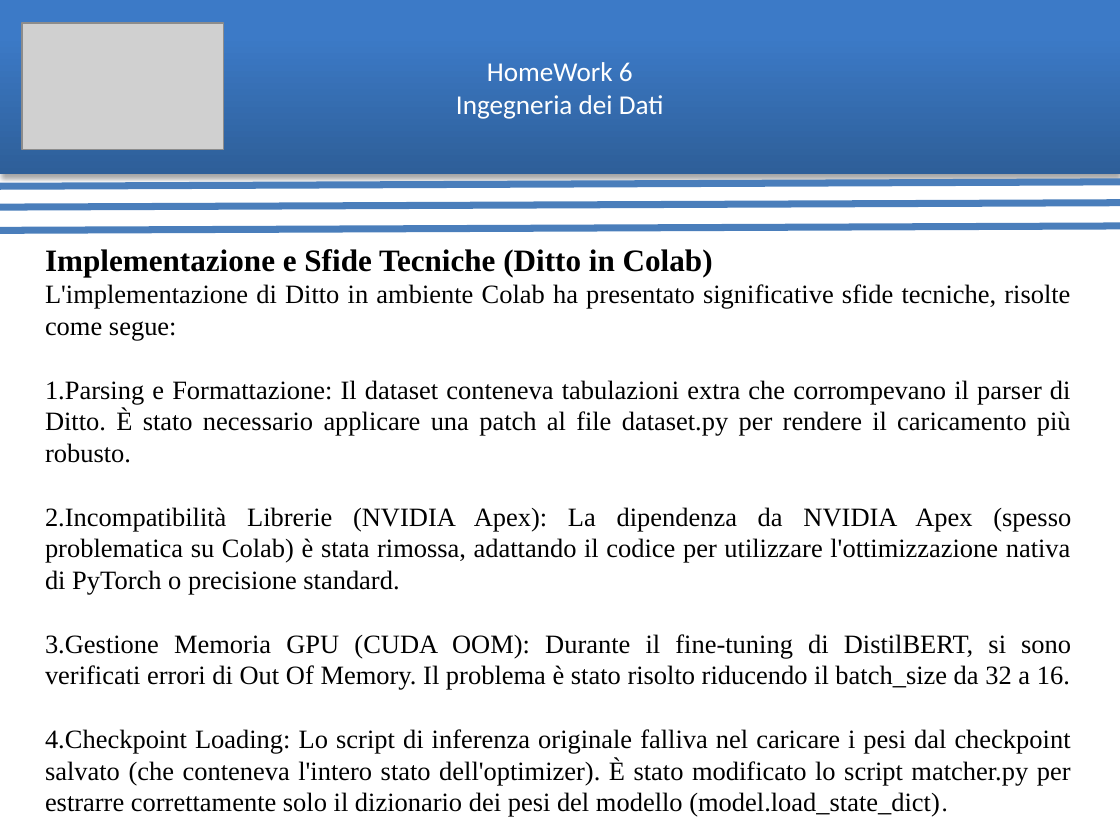
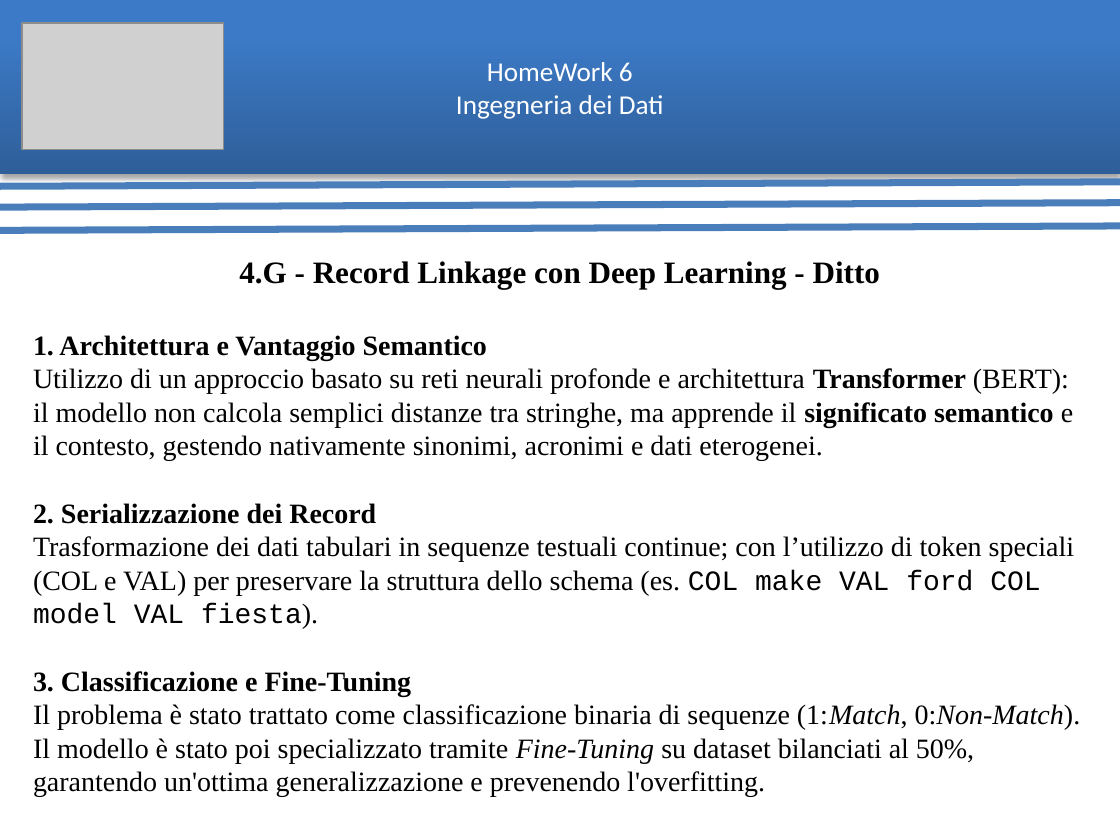
Before and after one commit to ArthexTheKing/Ingegneria-dei-Dati, a slide deck: slide 12 of Homework 6/pdf/Presentazione HomeWork 6.pptx (slide 11 before the commit). Drawn at 1120x840 pixels with LibreOffice and Linux fonts; fonts in the diff are those of the drawing; grey boxes stand for pictures. Boxes give left, top, right and bottom in pixels: in the first picture for what was removed or moved away, otherwise in the second. Text is boxed around its words. In the diff, an @@ line names an element or a change of style, - is before the commit and + after.

```diff
--- a/Homework 6/pdf/Presentazione HomeWork 6.pptx
+++ b/Homework 6/pdf/Presentazione HomeWork 6.pptx
@@ text at <box>33,261,1081,797</box>: text changed; size 17 to 18 pt @@
-Implementazione e Sfide Tecniche (Ditto in Colab)
-L'implementazione di Ditto in ambiente Colab ha presentato significative sfide tecniche, risolte come segue:
-1.Parsing e Formattazione: Il dataset conteneva tabulazioni extra che corrompevano il parser di Ditto. È stato necessario applicare una patch al file dataset.py per rendere il caricamento più robusto.
-2.Incompatibilità Librerie (NVIDIA Apex): La dipendenza da NVIDIA Apex (spesso problematica su Colab) è stata rimossa, adattando il codice per utilizzare l'ottimizzazione nativa di PyTorch o precisione standard.
-3.Gestione Memoria GPU (CUDA OOM): Durante il fine-tuning di DistilBERT, si sono verificati errori di Out Of Memory. Il problema è stato risolto riducendo il batch_size da 32 a 16.
-4.Checkpoint Loading: Lo script di inferenza originale falliva nel caricare i pesi dal checkpoint salvato (che conteneva l'intero stato dell'optimizer). È stato modificato lo script matcher.py per estrarre correttamente solo il dizionario dei pesi del modello (model.load_state_dict).
+4.G - Record Linkage con Deep Learning - Ditto
+1. Architettura e Vantaggio Semantico
+Utilizzo di un approccio basato su reti neurali profonde e architettura Transformer (BERT): il modello non calcola semplici distanze tra stringhe, ma apprende il significato semantico e il contesto, gestendo nativamente sinonimi, acronimi e dati eterogenei.
+2. Serializzazione dei Record
+Trasformazione dei dati tabulari in sequenze testuali continue; con l’utilizzo di token speciali (COL e VAL) per preservare la struttura dello schema (es. COL make VAL ford COL model VAL fiesta).
+3. Classificazione e Fine-Tuning
+Il problema è stato trattato come classificazione binaria di sequenze (1:Match, 0:Non-Match). Il modello è stato poi specializzato tramite Fine-Tuning su dataset bilanciati al 50%, garantendo un'ottima generalizzazione e prevenendo l'overfitting.
```
Also in this commit, not shown: 9 other slides changed, 4 slides added, 3 slides removed, 1 other file.
